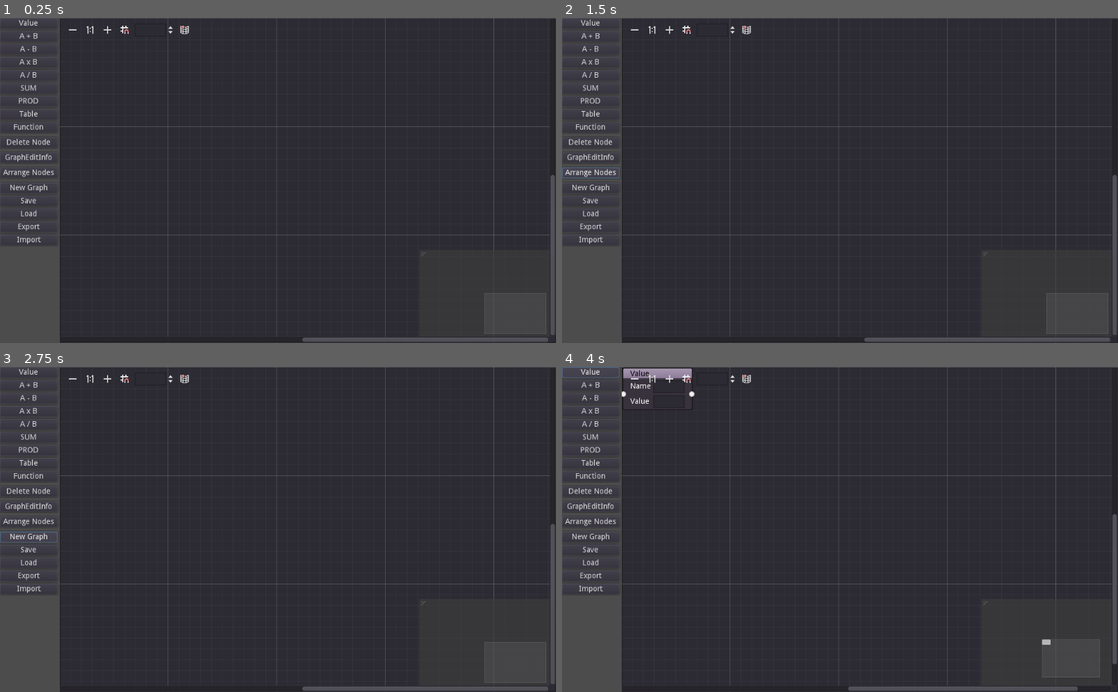
Above: before the commit, frames 1-4 (two rows, left to right).
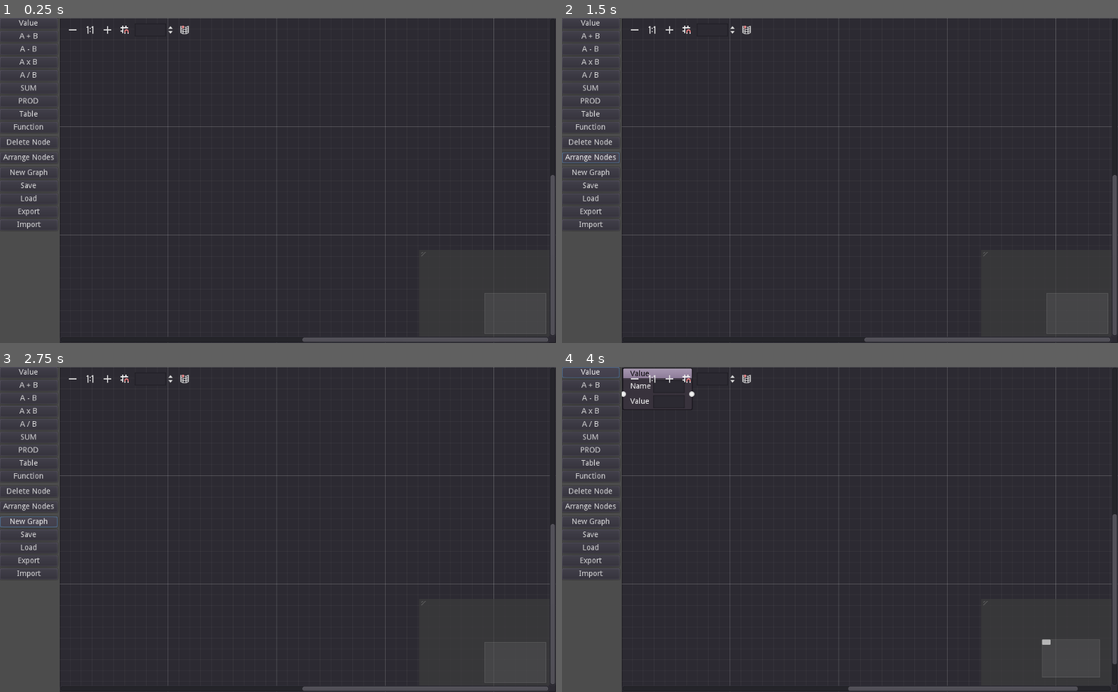
Above: after the commit, the same moments.

Repository: hrk4649/calc_node_editor
Game: Godot game, scene res://main.tscn
The game is run twice, just before and just after one commit, with the same random seed, the same clock (stepped at 60 frames per second) and the same inputs.
Inputs (mouse positions are in pixels of both pictures, inside the frame that each line leads up to):
- Up to frame 1 (0.25 s): no input
- Up to frame 2 (1.5 s): click (589, 157) at 0.5 s, where only the run before the commit has a clickable "GraphEditInfo"; click "Arrange Nodes" at 1.25 s
- Up to frame 3 (2.75 s): click "New Graph" at 2 s
- Up to frame 4 (4 s): click "New Graph" at 2.75 s; click "Value" at 3.5 s

The runs differ from the first frame. In frame 1, 0.5% of the frame differs, in the area x 0-11%, y 41-70%; in frame 2, 0.6%; in frame 3, 0.6%; in frame 4, 0.5%.

Commit message:
remove GraphEditInfo

Diff:
--- a/godot3/main.gd
+++ b/godot3/main.gd
@@ -719,18 +719,8 @@
     calculate_nodes()
     reflect_values()
 
-func _on_button_list_pressed():
-    print("_on_button_list_pressed()")
-#	for child in graphEdit.get_children():
-#		print("GraphNode:%s %s" % [child, child.get_name()])
-    for node in nodes:
-        print("node:%s" % node)
-#	for dict in graphEdit.get_connection_list():
-#		print("connection:%s" % [dict])
-
 func _on_button_new_pressed():
     reset_data()
-
 
 func _on_button_save_pressed():
     pass # Replace with function body.
--- a/godot3/main.tscn
+++ b/godot3/main.tscn
@@ -84,56 +84,45 @@
 margin_right = 106.0
 margin_bottom = 244.0
 
-[node name="ButtonList" type="Button" parent="HBoxContainer/VBoxContainer"]
+[node name="ButtonArrangeNodes" type="Button" parent="HBoxContainer/VBoxContainer"]
 margin_top = 248.0
 margin_right = 106.0
 margin_bottom = 268.0
-text = "GraphEditInfo"
+text = "Arrange Nodes"
 
-[node name="MarginContainer3" type="MarginContainer" parent="HBoxContainer/VBoxContainer"]
+[node name="MarginContainer4" type="MarginContainer" parent="HBoxContainer/VBoxContainer"]
 margin_top = 272.0
 margin_right = 106.0
 margin_bottom = 272.0
 
-[node name="ButtonArrangeNodes" type="Button" parent="HBoxContainer/VBoxContainer"]
+[node name="ButtonNew" type="Button" parent="HBoxContainer/VBoxContainer"]
 margin_top = 276.0
 margin_right = 106.0
 margin_bottom = 296.0
-text = "Arrange Nodes"
-
-[node name="MarginContainer4" type="MarginContainer" parent="HBoxContainer/VBoxContainer"]
-margin_top = 300.0
-margin_right = 106.0
-margin_bottom = 300.0
-
-[node name="ButtonNew" type="Button" parent="HBoxContainer/VBoxContainer"]
-margin_top = 304.0
-margin_right = 106.0
-margin_bottom = 324.0
 text = "New Graph"
 
 [node name="ButtonSave" type="Button" parent="HBoxContainer/VBoxContainer"]
-margin_top = 328.0
+margin_top = 300.0
 margin_right = 106.0
-margin_bottom = 348.0
+margin_bottom = 320.0
 text = "Save"
 
 [node name="ButtonLoad" type="Button" parent="HBoxContainer/VBoxContainer"]
-margin_top = 352.0
+margin_top = 324.0
 margin_right = 106.0
-margin_bottom = 372.0
+margin_bottom = 344.0
 text = "Load"
 
 [node name="ButtonExport" type="Button" parent="HBoxContainer/VBoxContainer"]
-margin_top = 376.0
+margin_top = 348.0
 margin_right = 106.0
-margin_bottom = 396.0
+margin_bottom = 368.0
 text = "Export"
 
 [node name="ButtonImport" type="Button" parent="HBoxContainer/VBoxContainer"]
-margin_top = 400.0
+margin_top = 372.0
 margin_right = 106.0
-margin_bottom = 420.0
+margin_bottom = 392.0
 text = "Import"
 
 [node name="GraphEdit" type="GraphEdit" parent="HBoxContainer"]
@@ -183,7 +172,6 @@
 [connection signal="pressed" from="HBoxContainer/VBoxContainer/ButtonTableNode" to="." method="_on_button_table_node_pressed"]
 [connection signal="pressed" from="HBoxContainer/VBoxContainer/ButtonFuncNode" to="." method="_on_button_func_node_pressed"]
 [connection signal="pressed" from="HBoxContainer/VBoxContainer/ButtonDelete" to="." method="_on_button_delete_pressed"]
-[connection signal="pressed" from="HBoxContainer/VBoxContainer/ButtonList" to="." method="_on_button_list_pressed"]
 [connection signal="pressed" from="HBoxContainer/VBoxContainer/ButtonArrangeNodes" to="." method="_on_button_arrange_nodes_pressed"]
 [connection signal="pressed" from="HBoxContainer/VBoxContainer/ButtonNew" to="." method="_on_button_new_pressed"]
 [connection signal="pressed" from="HBoxContainer/VBoxContainer/ButtonSave" to="." method="_on_button_save_pressed"]
